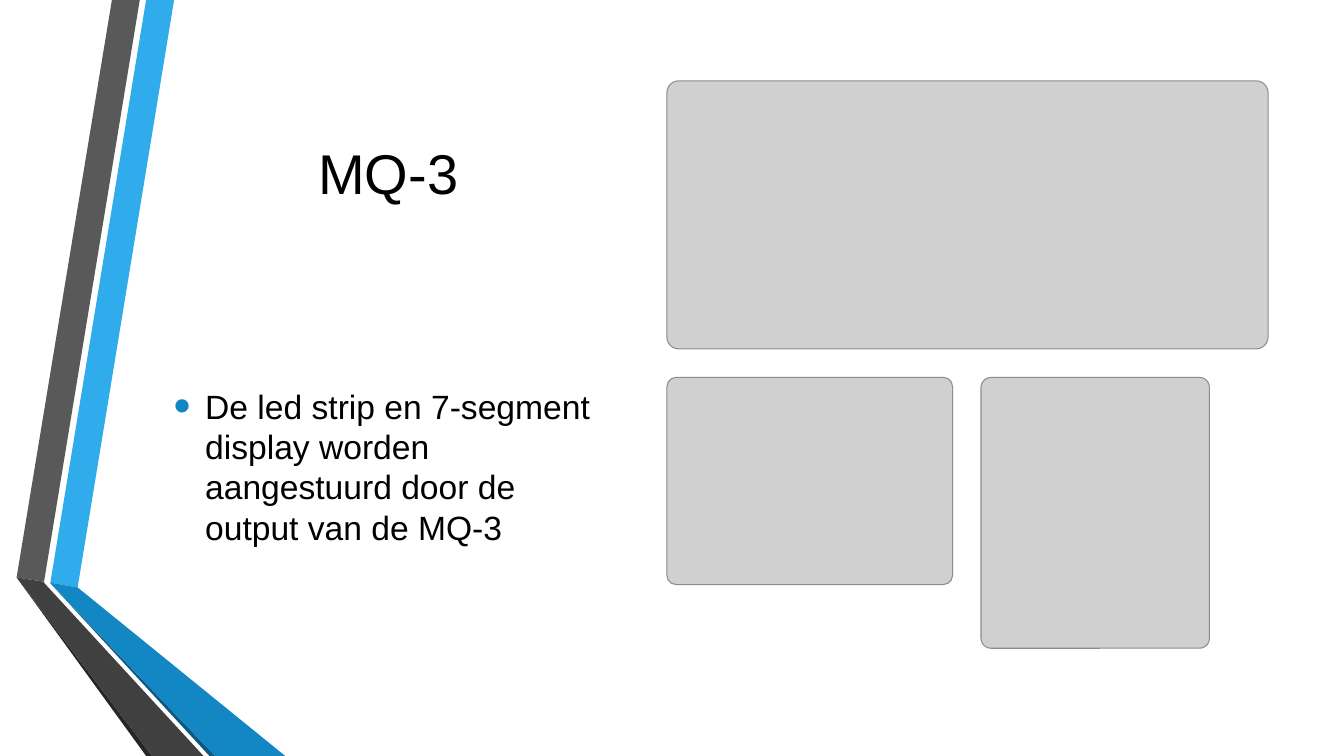
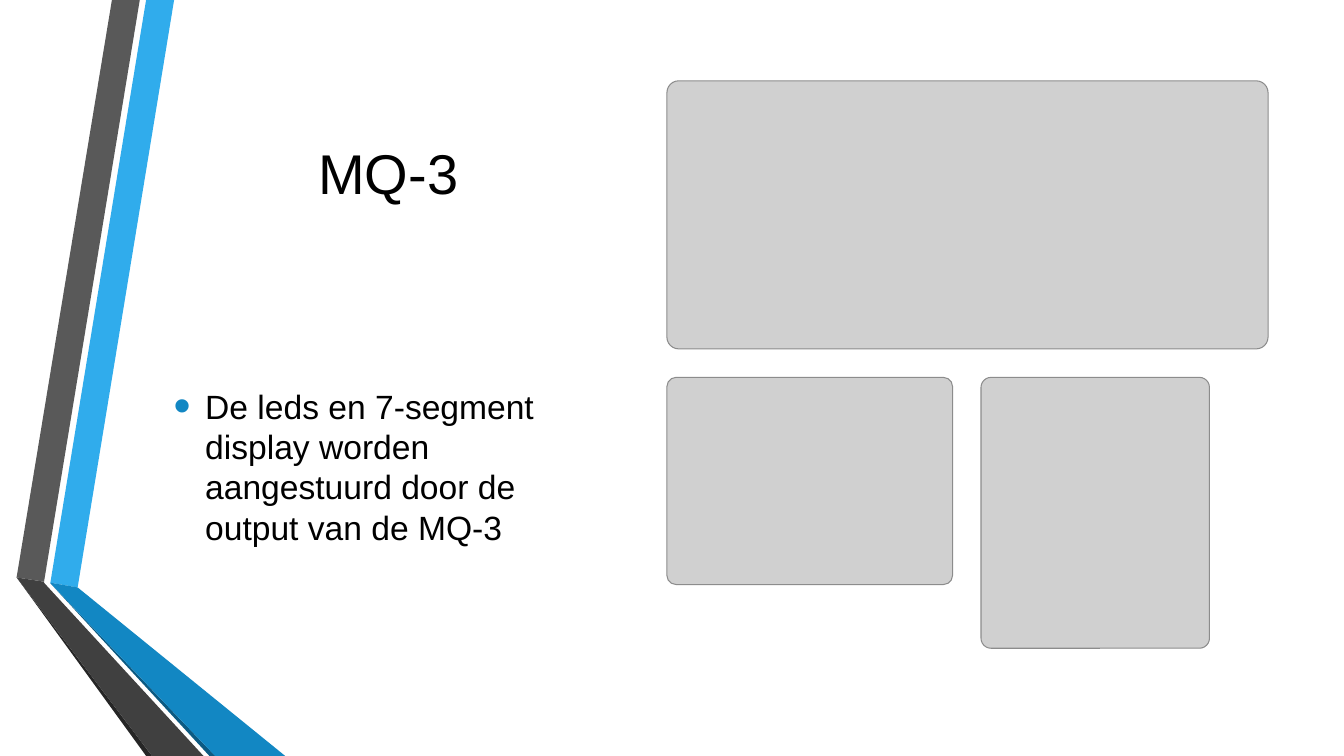
Before and after one commit to GijsJackersPXL/Elektronische-systemen-2, a slide deck: slide 3 of PP_voorstel.pptx. Drawn at 1344x756 pixels with LibreOffice and Linux fonts; fonts in the diff are those of the drawing; grey boxes stand for pictures; background and template pictures are left out. Boxes give left, top, right and bottom in pixels: in the first picture for what was removed or moved away, otherwise in the second. Text is boxed around its words. In the diff, an @@ line names an element or a change of style, - is before the commit and + after.

```diff
--- a/PP_voorstel.pptx
+++ b/PP_voorstel.pptx
@@ text at (x1=205, y1=394, x2=534, y2=547): text changed @@
-• De led strip en 7-segment display worden aangestuurd door de output van de MQ-3
+• De leds en 7-segment display worden aangestuurd door de output van de MQ-3
```
Also in this commit, not shown: 1 other slide changed.
